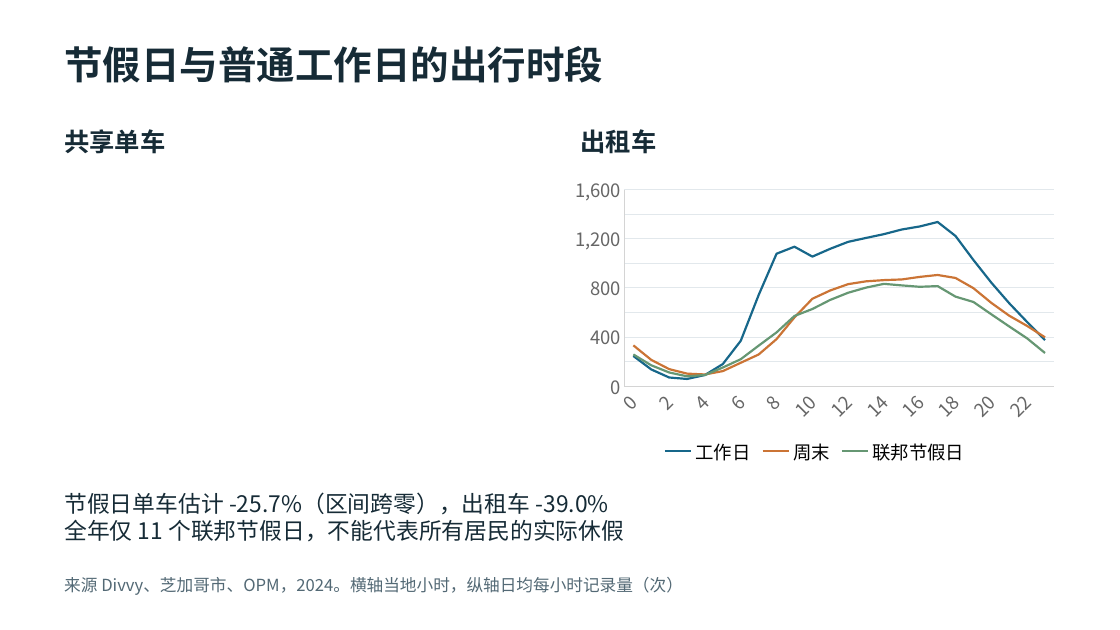
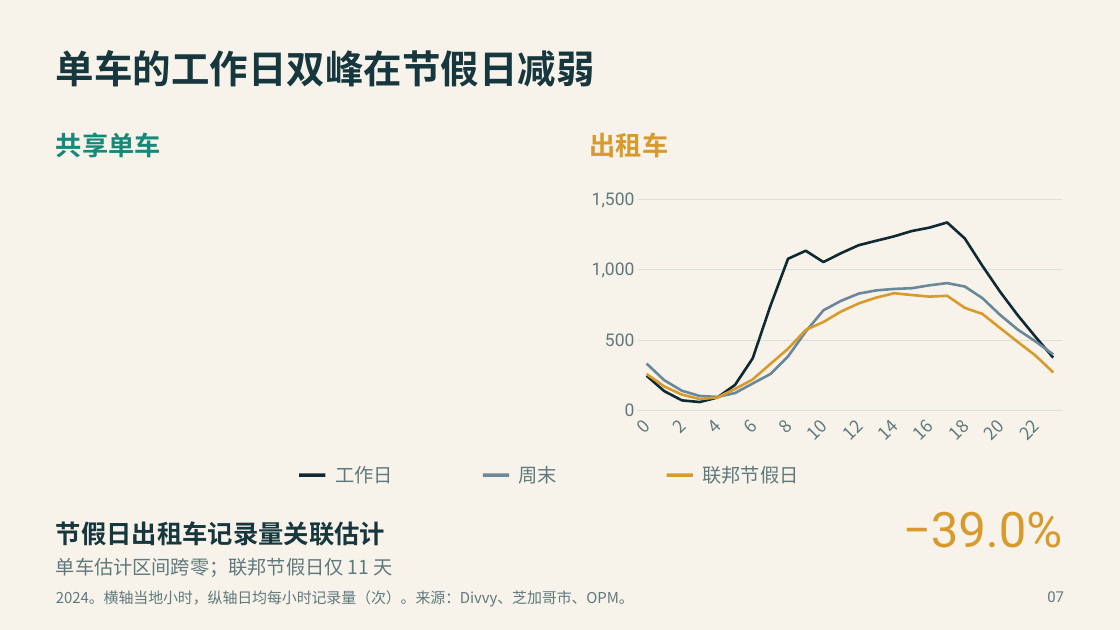
Before and after one commit to zicheng-yu/chicago-mobility, a slide deck: slide 7 of deliverables/展示PPT.pptx (slide 6 before the commit). Drawn at 1120x630 pixels with LibreOffice and Linux fonts; fonts in the diff are those of the drawing. Boxes give left, top, right and bottom in pixels: in the first picture for what was removed or moved away, otherwise in the second. Text is boxed around its words. In the diff, an @@ line names an element or a change of style, - is before the commit and + after.

```diff
--- a/deliverables/展示PPT.pptx
+++ b/deliverables/展示PPT.pptx
@@ background #FFFFFF to #F7F3EA @@
@@ text at (56,50,595,87): text changed; text colour #162B36 to #16373D @@
-节假日与普通工作日的出行时段
+单车的工作日双峰在节假日减弱
@@ text "共享单车" at (56,132,161,158): size 21.8 to 22.5 pt, text colour #162B36 to #168A7A @@
@@ text "出租车": place and size @@
-text "出租车" at (580,129,656,154)
+text "出租车" at (590,132,669,158)
@@ text "出租车" at (590,132,669,158): size 21.8 to 22.5 pt, text colour #162B36 to #D79A2D @@
@@ line chart at (582,184,1072,451) @@
-工作日: 250, 140, 70, 60, 90, 180, 370, 740, 1080, 1140, 1050, 1120, 1170, 1210, 1240, 1280, 1300, 1340, 1220, 1030, 840, 680, 520, 370
+Series 1: 250, 140, 70, 60, 90, 180, 370, 740, 1080, 1140, 1050, 1120, 1170, 1210, 1240, 1280, 1300, 1340, 1220, 1030, 840, 680, 520, 370
@@ colour of Series 1 #17678A to #102A33 @@
-周末: 330, 210, 140, 100, 90, 120, 190, 260, 380, 560, 710, 780, 830, 850, 860, 870, 890, 910, 880, 800, 680, 570, 490, 400
+Series 2: 330, 210, 140, 100, 90, 120, 190, 260, 380, 560, 710, 780, 830, 850, 860, 870, 890, 910, 880, 800, 680, 570, 490, 400
@@ colour of Series 2 #CB7435 to #69899A @@
-联邦节假日: 260, 170, 110, 80, 90, 150, 220, 330, 440, 570, 630, 700, 760, 800, 830, 820, 810, 810, 730, 690, 580, 490, 390, 270
+Series 3: 260, 170, 110, 80, 90, 150, 220, 330, 440, 570, 630, 700, 760, 800, 830, 820, 810, 810, 730, 690, 580, 490, 390, 270
@@ colour of Series 3 #669773 to #D79A2D @@
@@ legend changed @@
@@ category axis changed @@
@@ value axis changed @@
@@ background changed @@
@@ line chart: place and size @@
-line chart at (565,171,1065,468)
+line chart at (582,184,1072,451)
@@ line added from (299, 476) to (326, 476), #102A33 3 pt @@
@@ text added at (335,466,393,484), 16.5 pt, text #60797D @@
+工作日
@@ line added from (483, 476) to (509, 476), #69899A 3 pt @@
@@ text added at (519,466,557,484), 16.5 pt, text #60797D @@
+周末
@@ line added from (667, 476) to (693, 476), #D79A2D 3 pt @@
@@ text added at (703,466,799,484), 16.5 pt, text #60797D @@
+联邦节假日
@@ text removed at (64,492,624,542) @@
-节假日单车估计 -25.7%（区间跨零），出租车 -39.0%
-全年仅 11 个联邦节假日，不能代表所有居民的实际休假
@@ text added at (56,521,385,546), 21.8 pt, text #16373D, bold @@
+节假日出租车记录量关联估计
@@ text added at (903,511,1062,548), 42 pt, text #D79A2D @@
+−39.0%
@@ text added at (56,558,393,577), 16.5 pt, text #60797D @@
+单车估计区间跨零；联邦节假日仅 11 天
@@ text at (56,590,634,607): text changed; size 14.2 to 12.8 pt; text colour #536975 to #60797D @@
-来源 Divvy、芝加哥市、OPM，2024。横轴当地小时，纵轴日均每小时记录量（次）
+2024。横轴当地小时，纵轴日均每小时记录量（次）。来源：Divvy、芝加哥市、OPM。
@@ text added at (1047,591,1064,602), 12.8 pt, text #60797D @@
+07
```
Also in this commit, not shown: 5 other slides changed, 4 slides added, 4 slides removed, 9 other files.
